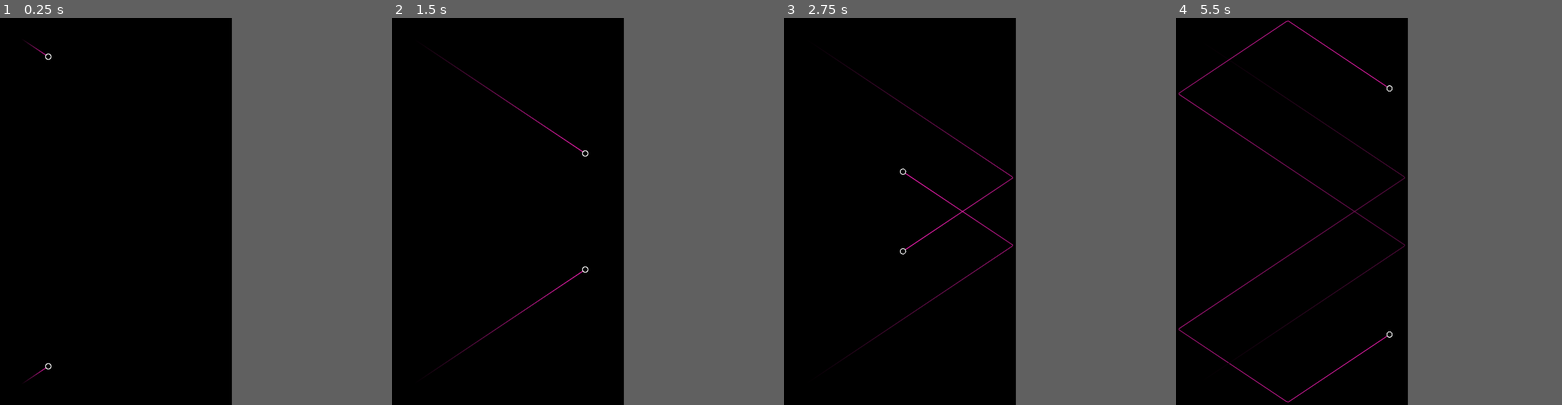
Above: before the commit, frames 1-4 (left to right).
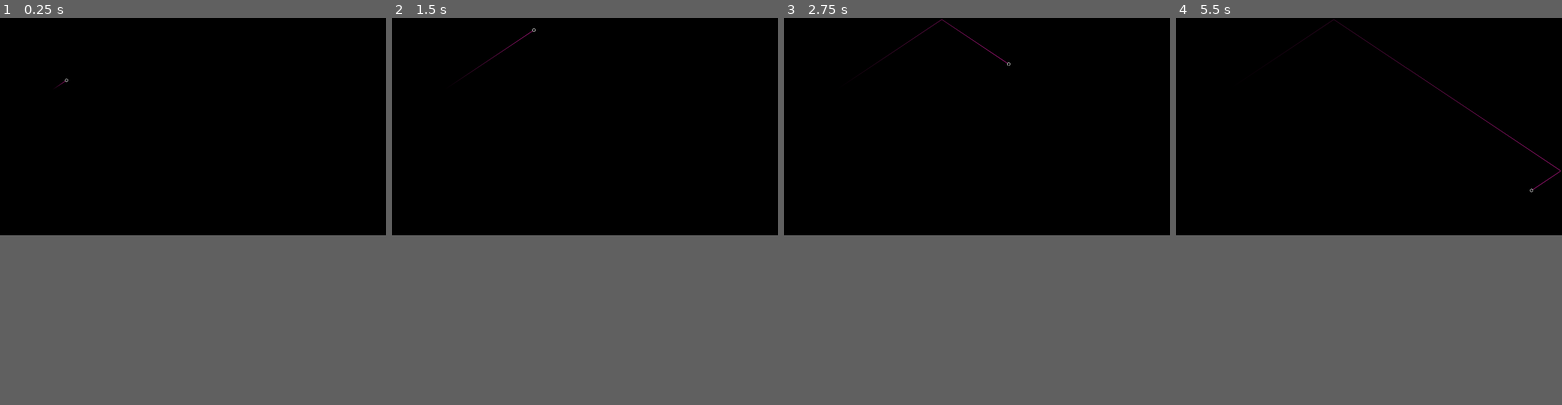
Above: after the commit, the same moments.

Repository: patrickmblack/satisfying-bounces
Game: Godot game, scene res://main.tscn
The game is run twice, just before and just after one commit, with the same random seed, the same clock (stepped at 60 frames per second) and the same inputs.
Inputs:
- Up to frame 1 (0.25 s): no input
- Up to frame 2 (1.5 s): tap Enter (ui_accept) at 0.5, 0.77 s; hold Right (ui_right) from 0.53 s (still down)
- Up to frame 3 (2.75 s): tap Enter (ui_accept) at 1.52 s; release Right (ui_right) at 2.03 s; hold Left (ui_left) from 2.03 s (still down)
- Up to frame 4 (5.5 s): release Left (ui_left) at 2.78 s; hold Right (ui_right) 2.78-4.28 s; tap Enter (ui_accept) at 3.02, 3.77, 4.52 s; hold Left (ui_left) 4.28-5.03 s; hold Right (ui_right) from 5.03 s (still down)
In our replay, the window is 480x800 before the commit and 799x449 after it. These sizes can differ from the game's own. Grey fills any space a smaller window leaves; there, only what the larger window draws over its background counts as a difference.

The runs differ from the first frame. In frame 1, less than 0.1% of the frame differs, in the area x 6-18%, y 5-95%; in frame 2, 0.3%; in frame 3, 0.6%; in frame 4, 1.1%, in the area x 0-100%, y 0-100%.

Commit message:
Single ball bouncing, 2k resolution

Diff:
--- a/ball_by_code.gd
+++ b/ball_by_code.gd
@@ -2,7 +2,7 @@
 
 @export var speed = 100
 @export var radius = 8
-@export var speed_increment = 1.5
+@export var speed_increment = 12.5
 @export var radius_increment = 1
 @export var random_deflect = 0.5
 @export var velocity = Vector2(5, 2)
@@ -28,13 +28,11 @@
 	if position.x < radius or position.x > get_viewport_rect().size.x - radius:
 		velocity.x *= -1  # Reverse the horizontal velocity
 		speed += speed_increment
-		print(speed)
 		$note.play()
 
 	if position.y < radius or position.y > get_viewport_rect().size.y - radius:
 		velocity.y *= -1 # Reverse the vertical velocity
 		speed += speed_increment
-		print(speed)
 		$note.play()
 
 	# Keep the circle inside the viewport
--- a/main.tscn
+++ b/main.tscn
@@ -5,9 +5,5 @@
 [node name="main" type="Node2D"]
 
 [node name="ball_by_code" parent="." instance=ExtResource("1_f0vcq")]
-position = Vector2(50, 50)
-velocity = Vector2(3, 2)
-
-[node name="ball_by_code2" parent="." instance=ExtResource("1_f0vcq")]
-position = Vector2(50, 950)
+position = Vector2(256, 360)
 velocity = Vector2(3, -2)
--- a/project.godot
+++ b/project.godot
@@ -17,9 +17,15 @@
 
 [display]
 
-window/size/viewport_width=600
-window/size/viewport_height=1000
+window/size/viewport_width=1920
+window/size/viewport_height=1080
 window/vsync/vsync_mode=0
+
+[editor]
+
+movie_writer/mjpeg_quality=1.0
+movie_writer/movie_file="E:/Users/Patrick/Documents/Godot/Recordings/bouncing_.avi"
+movie_writer/fps=30
 
 [rendering]
 
